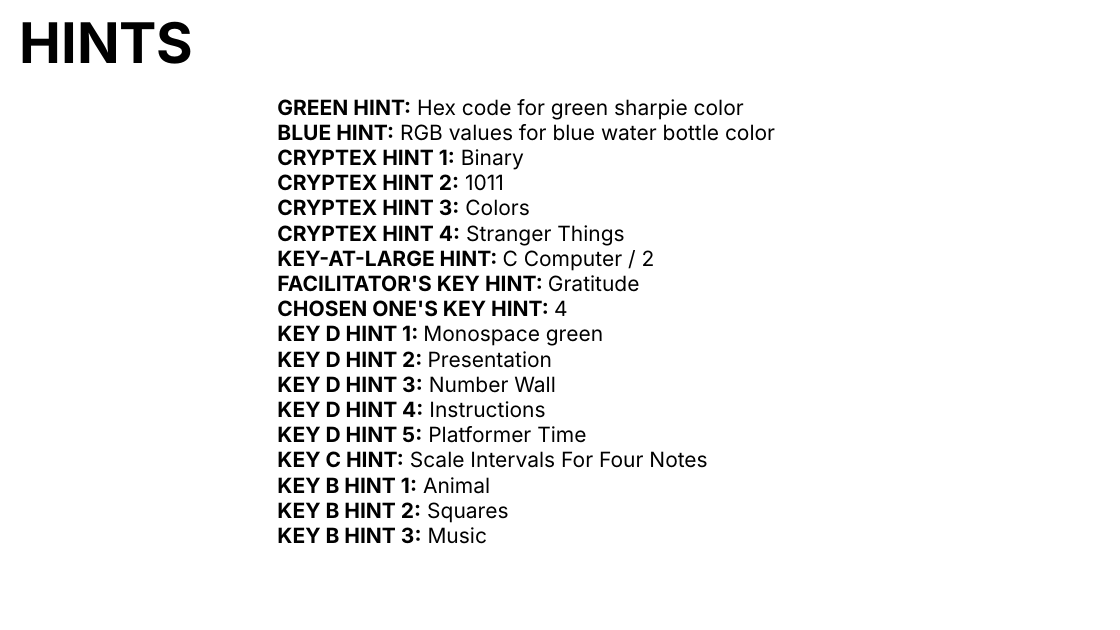
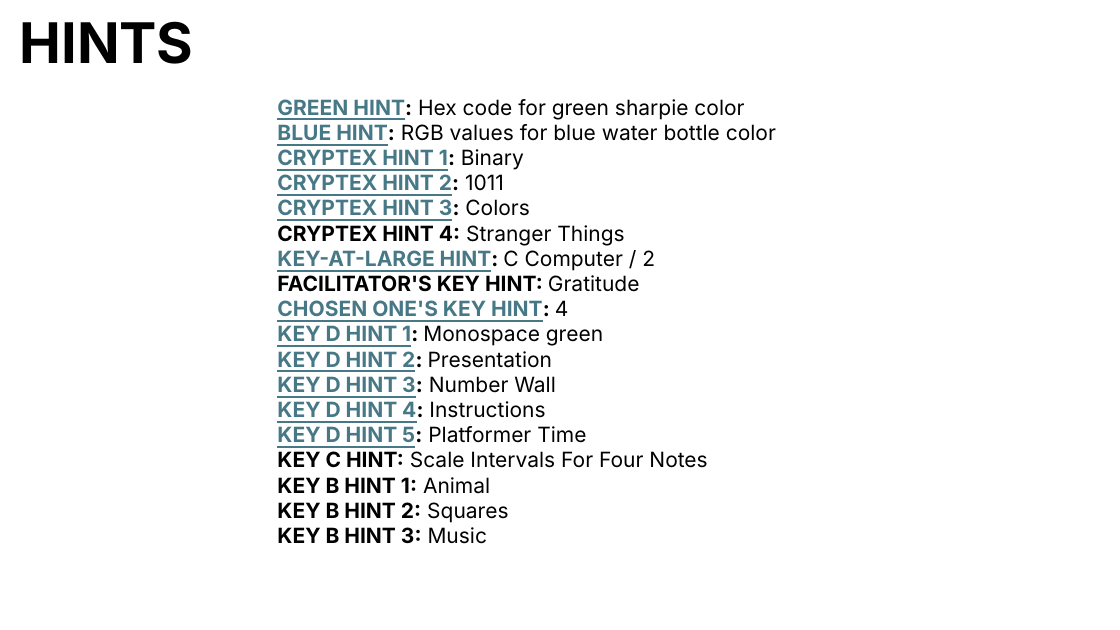
Before and after one commit to hylandtechoutreach/mcccc, a slide deck: slide 12 of Heist/EscapeRoomMap.pptx. Drawn at 1120x630 pixels with LibreOffice and Linux fonts; fonts in the diff are those of the drawing. Boxes give left, top, right and bottom in pixels: in the first picture for what was removed or moved away, otherwise in the second. Text is boxed around its words. In the diff, an @@ line names an element or a change of style, - is before the commit and + after.

```diff
--- a/Heist/EscapeRoomMap.pptx
+++ b/Heist/EscapeRoomMap.pptx
@@ text at (277, 97, 776, 447): text colour #000000 to #467886, underline on in "GREEN HINT:", "BLUE HINT:", "CRYPTEX HINT 1:", "CRYPTEX HINT 2:" and 8 more places @@
```
Also in this commit, not shown: 1 other slide changed, 1 other file.
